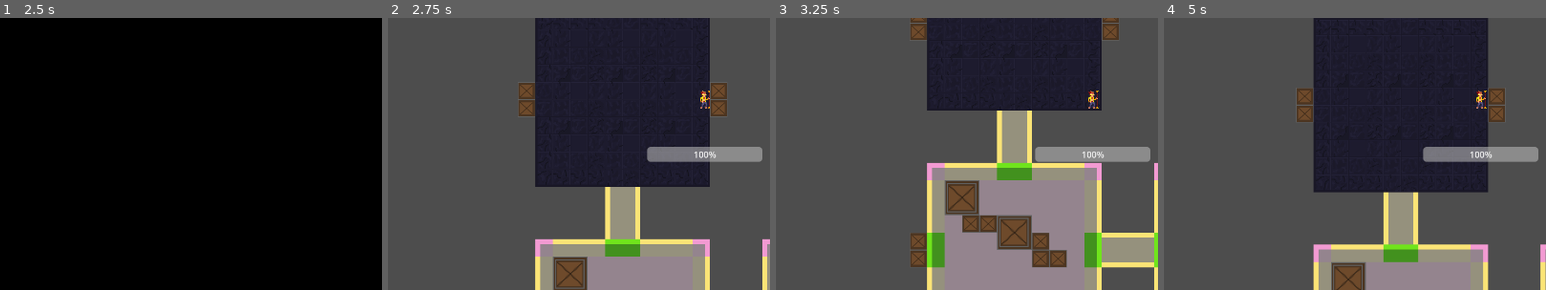
Above: before the commit, frames 1-4 (left to right).
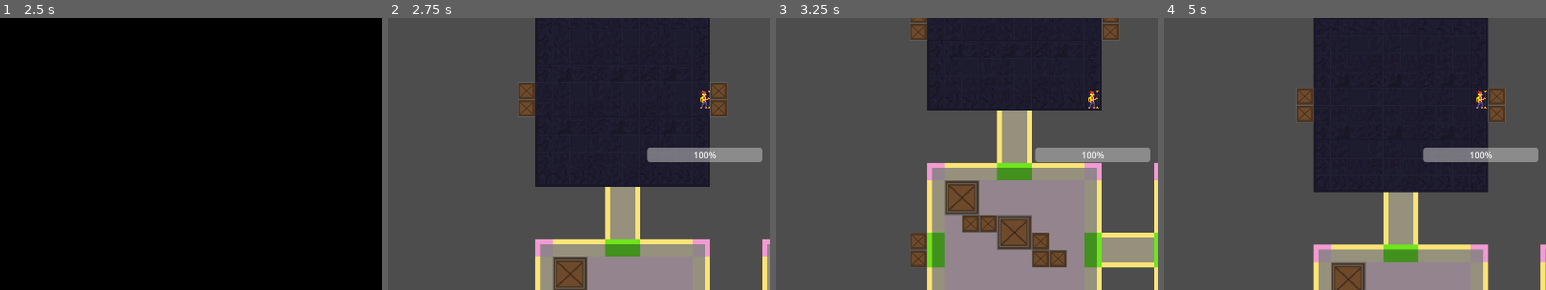
Above: after the commit, the same moments.

Repository: nonagaga/pizza-jam
Game: Godot game, scene res://Utility/SceneManager/scene_manager.tscn
Same seed, same stepped clock (60 frames per second), same inputs: the game is played once before the commit and once after it. The engine's default icon, where the game draws it, is replaced by a stand-in: a white triangle on a blue panel in a dark square.
Inputs (mouse positions are % of the whole screen's width and height, from its top left):
- Up to frame 1 (2.5 s): click "Start" at 0.5 s; click "Start" at 1.25 s; move the mouse to (72, 45) at 2.02 s; hold D (Move Right) from 2.03 s (still down); click (72, 45) at 2.1 s; tap Space (ui_select) at 2.27 s
- Up to frame 2 (2.75 s): keep holding D (Move Right)
- Up to frame 3 (3.25 s): move the mouse to (30, 55) at 2.77 s; release D (Move Right) at 2.78 s; hold S (Move Down) from 2.78 s (still down); click (30, 55) at 2.85 s; tap Space (ui_select) at 3.02 s
- Up to frame 4 (5 s): tap Enter at 3.5 s; move the mouse to (60, 28) at 3.52 s; release S (Move Down) at 3.53 s; hold D (Move Right) 3.53-4.28 s; click (60, 28) at 3.6 s; tap Space (ui_select) at 4.25, 4.52 s; move the mouse to (45, 70) at 4.27 s; hold W (Move Up) from 4.28 s (still down); click (45, 70) at 4.35 s
The pictures show only the part of the screen within x 8-58%, y 35-85%; the shares and areas given below are measured in that part.

Frame 1 is identical in both runs. In frame 2, 0.2% of the frame differs, in the area x 68-98%, y 47-53%; in frame 3, 0.1%; in frame 4, 0.2%.

Commit message:
player death fixed, straight shot updated, nudging works

Diff:
--- a/Abilities/AbilityProjectile.gd
+++ b/Abilities/AbilityProjectile.gd
@@ -9,7 +9,10 @@
 var _time_alive = 0.0 as float
 @export var follows_owner = false as bool
 
-var originator: Entity
+@export var expire_on_hit = false as bool
+
+#var originator: Entity
+var originator_team = 0 as int
 var ability_roll: AbilityRoll
 
 func _ready() -> void:
--- a/Abilities/AbilitySlot.gd
+++ b/Abilities/AbilitySlot.gd
@@ -74,7 +74,8 @@
 		additional_rotation_deg: float = 0.0) -> void:
 	var proj = ability.projectile.instantiate() as AbilityProjectile
 
-	proj.originator = entity
+	#proj.originator = entity
+	proj.originator_team = entity.director.team
 	proj.ability_roll = abroll
 
 	proj.aim_rotation = rad_to_deg(entity.global_position.angle_to_point(target_pos)
@@ -84,5 +85,6 @@
 	if ability.follows_entity:
 		entity.add_child(proj)
 	else:
-		# HACK - Spawns the projectile without a Node2D parent so it technically is free of the player's position.
-		add_child(proj)
+		# Spawn independent of entity
+		entity.get_tree().root.add_child(proj)
+		proj.global_position = entity.global_position
--- a/Abilities/Circle Swing/Circle Swing Ability.tscn
+++ b/Abilities/Circle Swing/Circle Swing Ability.tscn
@@ -9,7 +9,7 @@
 
 [sub_resource type="Resource" id="Resource_4ovpc"]
 script = ExtResource("3_q2dc6")
-base_damage = 30.0
+base_damage = 10.0
 base_multishot = 2.0
 metadata/_custom_type_script = "uid://c0ny0w83asqax"
 
--- a/Abilities/StraightShot/StraightShot.gd
+++ b/Abilities/StraightShot/StraightShot.gd
@@ -5,7 +5,7 @@
 
 # Called when the node enters the scene tree for the first time.
 func _ready() -> void:
-	pass
+	super()
 
 # Called every frame. 'delta' is the elapsed time since the previous frame.
 func _process(delta: float) -> void:
--- a/Abilities/StraightShot/straight_shot.tscn
+++ b/Abilities/StraightShot/straight_shot.tscn
@@ -3,10 +3,13 @@
 [ext_resource type="Script" uid="uid://cch8y4ugk455o" path="res://Abilities/Ability.gd" id="1_dspc3"]
 [ext_resource type="Texture2D" uid="uid://mwakwgr8pkc7" path="res://Abilities/Circle Swing/circle swing.png" id="2_rk6ja"]
 [ext_resource type="PackedScene" uid="uid://biwei77an8ukj" path="res://Abilities/StraightShot/straight_shot_projectile.tscn" id="2_wslxo"]
-[ext_resource type="Script" uid="uid://c0ny0w83asqax" path="res://Abilities/AbilityRollModifier.gd" id="3_ajum4"]
+[ext_resource type="Script" uid="uid://c0ny0w83asqax" path="res://Rolls/AbilityRollModifier.gd" id="3_ajum4"]
+[ext_resource type="Script" uid="uid://5og2uxwi2y2e" path="res://Effects/EntityEffect.gd" id="3_n2int"]
 
 [sub_resource type="Resource" id="Resource_rxtae"]
 script = ExtResource("3_ajum4")
+base_damage = 10.0
+base_multishot = 5.0
 metadata/_custom_type_script = "uid://c0ny0w83asqax"
 
 [node name="StraightShot" type="Node" unique_id=997557398]
@@ -17,4 +20,3 @@
 slot_cooldown = 1.0
 projectile = ExtResource("2_wslxo")
 follows_entity = false
-multishot_spread = 45.0
--- a/Abilities/StraightShot/straight_shot_projectile.tscn
+++ b/Abilities/StraightShot/straight_shot_projectile.tscn
@@ -7,11 +7,12 @@
 radius = 26.172504
 
 [node name="StraightShotProjectile" type="CharacterBody2D" unique_id=2038951411]
-collision_layer = 0
+collision_layer = 256
 collision_mask = 0
 motion_mode = 1
 script = ExtResource("1_kfu5o")
 lifetime = 2.5
+expire_on_hit = true
 
 [node name="CollisionShape2D" type="CollisionShape2D" parent="." unique_id=1690496186]
 shape = SubResource("CircleShape2D_mlx47")
--- a/Entities/Entity.tscn
+++ b/Entities/Entity.tscn
@@ -9,11 +9,15 @@
 [sub_resource type="CircleShape2D" id="CircleShape2D_g4v7s"]
 radius = 70.0
 
-[node name="Entity" type="CharacterBody2D" unique_id=639906909 groups=["Entity"]]
-collision_layer = 2
-collision_mask = 3
+[sub_resource type="CircleShape2D" id="CircleShape2D_y048k"]
+radius = 50.0
+
+[node name="Entity" type="CharacterBody2D" unique_id=639906909 node_paths=PackedStringArray("_hitbox", "_nudgebox") groups=["Entity"]]
+collision_layer = 6
 motion_mode = 1
 script = ExtResource("1_0p8jp")
+_hitbox = NodePath("Hitbox")
+_nudgebox = NodePath("Nudgebox")
 metadata/_custom_type_script = "uid://ci2vi7y2at8db"
 
 [node name="MainSprite" type="Sprite2D" parent="." unique_id=491664460]
@@ -23,11 +27,20 @@
 shape = SubResource("RectangleShape2D_g4v7s")
 
 [node name="Hitbox" type="Area2D" parent="." unique_id=2100489449]
-collision_layer = 257
-collision_mask = 257
+collision_layer = 0
+collision_mask = 256
 
 [node name="CollisionShape2D" type="CollisionShape2D" parent="Hitbox" unique_id=751187676]
 shape = SubResource("CircleShape2D_g4v7s")
 
+[node name="Nudgebox" type="Area2D" parent="." unique_id=989747513]
+collision_layer = 0
+collision_mask = 4
+
+[node name="CollisionShape2D" type="CollisionShape2D" parent="Nudgebox" unique_id=562664799]
+shape = SubResource("CircleShape2D_y048k")
+
 [connection signal="area_entered" from="Hitbox" to="." method="_on_hitbox_area_entered"]
 [connection signal="body_entered" from="Hitbox" to="." method="_on_hitbox_body_entered"]
+[connection signal="area_entered" from="Nudgebox" to="." method="_on_hitbox_area_entered"]
+[connection signal="body_entered" from="Nudgebox" to="." method="_on_hitbox_body_entered"]
--- a/Entities/Godotbot.tscn
+++ b/Entities/Godotbot.tscn
@@ -11,7 +11,6 @@
 [ext_resource type="Script" uid="uid://cnsr7os6okjd" path="res://Abilities/AbilitySlot.gd" id="7_3ve2a"]
 [ext_resource type="Script" uid="uid://blthoc0bdrqwn" path="res://Entities/Modules/AbilitySlotAI.gd" id="7_hms4s"]
 [ext_resource type="PackedScene" uid="uid://mnckitssbbla" path="res://Abilities/StraightShot/straight_shot.tscn" id="10_8isoi"]
-[ext_resource type="Script" uid="uid://c0ny0w83asqax" path="res://Abilities/AbilityRollModifier.gd" id="10_rg81y"]
 
 [sub_resource type="Resource" id="Resource_wgj20"]
 script = ExtResource("2_ujlot")
@@ -27,22 +26,11 @@
 script = ExtResource("4_gx638")
 metadata/_custom_type_script = "uid://c63a4rftwo8ch"
 
-[sub_resource type="Resource" id="Resource_8isoi"]
-script = ExtResource("10_rg81y")
-base_multishot = 5.0
-metadata/_custom_type_script = "uid://c0ny0w83asqax"
-
 [node name="Godotbot" unique_id=639906909 instance=ExtResource("1_wgj20")]
-collision_layer = 0
-collision_mask = 3
 civil = SubResource("Resource_wgj20")
 combat = SubResource("Resource_kxl0c")
 director = SubResource("Resource_e0011")
 drop_tables = Array[ExtResource("6_rg81y")]([ExtResource("6_rxtae")])
-
-[node name="Hitbox" parent="." index="2" unique_id=2100489449]
-collision_layer = 0
-collision_mask = 256
 
 [node name="MovementModule" type="Node" parent="." index="3" unique_id=1140205346]
 script = ExtResource("2_selh3")
@@ -58,10 +46,7 @@
 metadata/_custom_type_script = "uid://cnsr7os6okjd"
 
 [node name="StraightShot" parent="Swing" index="0" unique_id=997557398 instance=ExtResource("10_8isoi")]
-ar_modifier = SubResource("Resource_8isoi")
 tag_melee = true
-follows_entity = true
-multishot_spread = 360.0
 
 [node name="AbilitySlotAI" type="Node" parent="Swing" index="1" unique_id=2008964635]
 script = ExtResource("7_hms4s")
--- a/Entities/Modules/AbilitySlotAI.gd
+++ b/Entities/Modules/AbilitySlotAI.gd
@@ -9,6 +9,8 @@
 func _process(delta: float) -> void:
 	if _player == null:
 		_player = get_tree().get_first_node_in_group("Player")
+		if _player == null:
+			return
 
 	var target_meters = ability_slot.entity.global_position.distance_to(
 		_player.global_position) / Physics.PIXEL_METER
--- a/Entities/Player.tscn
+++ b/Entities/Player.tscn
@@ -42,7 +42,7 @@
 combat = SubResource("Resource_oa24y")
 director = SubResource("Resource_jo2oe")
 
-[node name="MovementModule" type="Node" parent="." index="3" unique_id=1701972523]
+[node name="MovementModule" type="Node" parent="." index="4" unique_id=1701972523]
 script = ExtResource("2_0gd87")
 metadata/_custom_type_script = "uid://bufnrj8520j8s"
 
@@ -50,7 +50,7 @@
 script = ExtResource("3_c7jvw")
 metadata/_custom_type_script = "uid://b30auqqb707te"
 
-[node name="Primary Ability" type="Node" parent="." index="4" unique_id=1564335115 node_paths=PackedStringArray("default_ability")]
+[node name="Primary Ability" type="Node" parent="." index="5" unique_id=1564335115 node_paths=PackedStringArray("default_ability")]
 script = ExtResource("9_paumt")
 default_ability = NodePath("LeftSwingAbility")
 metadata/_custom_type_script = "uid://cnsr7os6okjd"
@@ -68,7 +68,7 @@
 input_action = SubResource("InputEventAction_cfvty")
 metadata/_custom_type_script = "uid://1adqfnkapsco"
 
-[node name="Movement Ability" type="Node" parent="." index="5" unique_id=846931894 node_paths=PackedStringArray("default_ability")]
+[node name="Movement Ability" type="Node" parent="." index="6" unique_id=846931894 node_paths=PackedStringArray("default_ability")]
 script = ExtResource("9_paumt")
 default_ability = NodePath("CodexDashAbility")
 metadata/_custom_type_script = "uid://cnsr7os6okjd"
@@ -80,12 +80,14 @@
 input_action = SubResource("InputEventAction_mwl8m")
 metadata/_custom_type_script = "uid://1adqfnkapsco"
 
-[node name="Camera2D" type="Camera2D" parent="." index="6" unique_id=975768696]
-zoom = Vector2(0.485, 0.485)
+[node name="Camera2D" type="Camera2D" parent="." index="7" unique_id=975768696]
+zoom = Vector2(0.25, 0.25)
 
-[node name="TestUI" type="Control" parent="." index="7" unique_id=374077456]
+[node name="TestUI" type="Control" parent="." index="8" unique_id=374077456]
 layout_mode = 3
 anchors_preset = 0
+offset_top = 1.0
+offset_bottom = 1.0
 
 [node name="ProgressBar" type="ProgressBar" parent="TestUI" index="0" unique_id=575176423]
 layout_mode = 0
--- a/Entities/entity.gd
+++ b/Entities/entity.gd
@@ -21,8 +21,8 @@
 
 var _effect_holders := [] as Array[EntityEffectHolder]
 
-var _collider: CollisionShape2D
-var _hitbox: Area2D
+@export var _hitbox: Area2D
+@export var _nudgebox: Area2D
 
 signal added_buff_icon(texture_rect: TextureRect)
 
@@ -32,12 +32,8 @@
 	update_stats()
 	full_heal()
 
-	for child in get_children():
-		if child is Area2D:
-			_hitbox = child
-
 func _physics_process(delta: float) -> void:
-	var overlaps = _hitbox.get_overlapping_bodies()
+	var overlaps = _nudgebox.get_overlapping_bodies()
 
 	for e in overlaps:
 		if e is not Entity:
@@ -45,17 +41,15 @@
 		if e == self:
 			continue
 
-		print(e, self)
-		if global_position.distance_to(e.global_position) < 0.001:
-			print("close")
-			global_position += Vector2(randf(), randf()) * 1.0 * Physics.PIXEL_METER
+		if global_position.distance_to(e.global_position) < Physics.NUDGE_PIXELS:
+			var rand_dir = Vector2(randf(), randf()) * Physics.NUDGE_PIXELS
+			global_position += rand_dir
+			e.global_position -= rand_dir
 
 		else:
 			var direction = global_position.direction_to(e.global_position)
-			global_position += direction * -1.0 * Physics.PIXEL_METER
-			e.global_position += direction * 1.0 * Physics.PIXEL_METER
-
-		print("uiowheiufhwief")
+			global_position -= direction * Physics.NUDGE_PIXELS
+			e.global_position += direction * Physics.NUDGE_PIXELS
 
 	move_and_slide()
 
@@ -197,16 +191,19 @@
 func _on_hitbox_body_entered(body: Node2D) -> void:
 
 	if body is AbilityProjectile:
-		if body.originator.director.team == director.team:
+		if body.originator_team == director.team:
 			return
 
-		live.deal_damage(body.ability_roll.get_final_damage(), body.originator)
+		live.deal_damage(body.ability_roll.get_final_damage())
 
 		for effect in body.ability_roll.on_hit_effects:
 			add_effect(effect)
 
 		updated_health.emit(live.health)
 		updated_max_health.emit(live.max_health)
+
+		if body.expire_on_hit:
+			body.queue_free()
 
 	pass # Replace with function body.
 
--- a/Globals/Physics.gd
+++ b/Globals/Physics.gd
@@ -2,3 +2,5 @@
 
 ## How big one "meter" is in pixels, which normalizes other values such as movement and range.
 const PIXEL_METER = 100.0 as float
+
+const NUDGE_PIXELS = 1.0 as float
--- a/Pickups/Pickup.tscn
+++ b/Pickups/Pickup.tscn
@@ -14,6 +14,8 @@
 texture = ExtResource("2_ki6cw")
 
 [node name="Area2D" type="Area2D" parent="." unique_id=1748105091]
+collision_layer = 0
+collision_mask = 2
 
 [node name="CollisionShape2D" type="CollisionShape2D" parent="Area2D" unique_id=136595272]
 shape = SubResource("CircleShape2D_g4v7s")
--- a/Test Scenes/Entity Testing.tscn
+++ b/Test Scenes/Entity Testing.tscn
@@ -12,6 +12,7 @@
 
 [node name="Player" parent="." unique_id=639906909 instance=ExtResource("1_gfd0l")]
 position = Vector2(245, 247)
+collision_mask = 3
 
 [node name="Pillar" type="Sprite2D" parent="." unique_id=1305690357]
 position = Vector2(-442.5, -229)
--- a/project.godot
+++ b/project.godot
@@ -117,6 +117,8 @@
 [layer_names]
 
 2d_physics/layer_1="Geometry"
+2d_physics/layer_2="Entities"
+2d_physics/layer_3="Nudgeboxes"
 2d_physics/layer_9="Projectiles"
 
 [physics]
